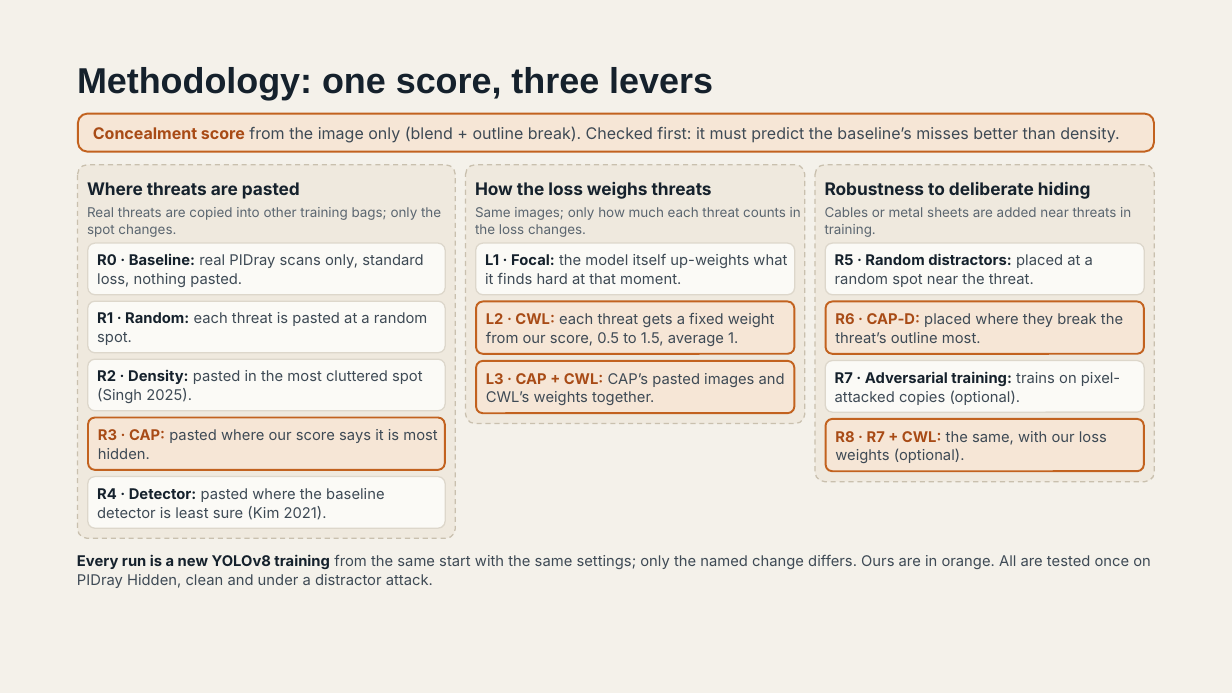
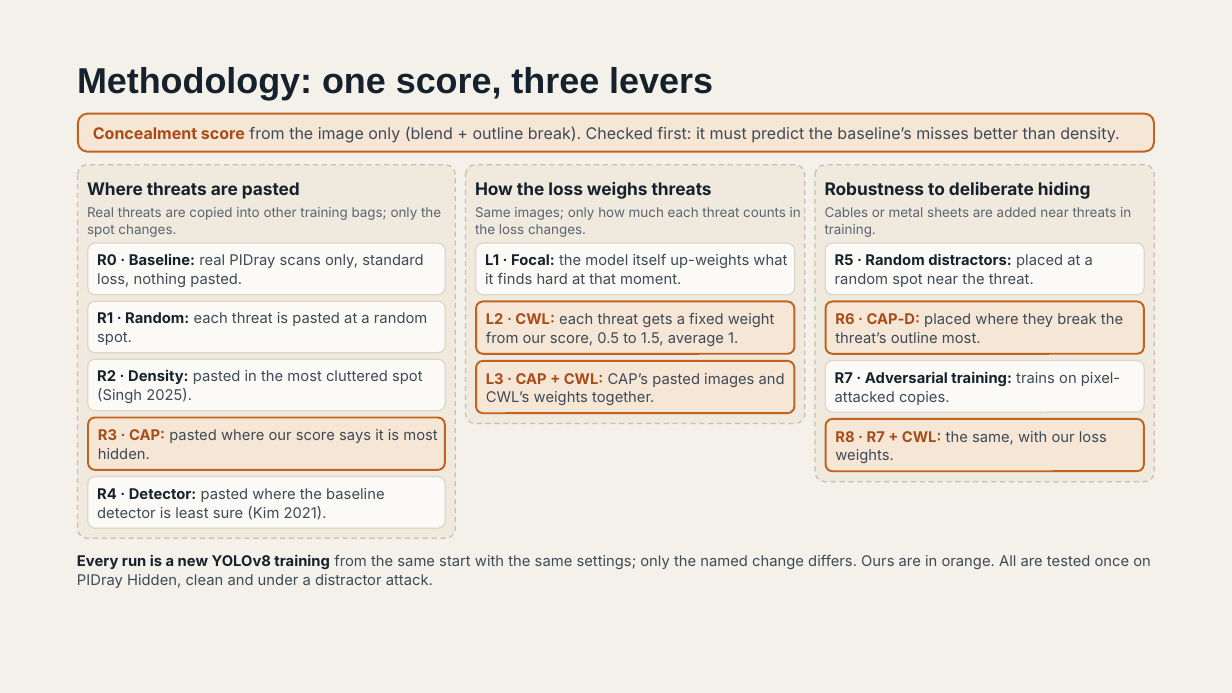
Before and after one commit to DavidAz01/Computer_Vision, a slide deck: slide 5 of Presentations/Beyond Background Density CAP Research Proposal (short version).pptx. Drawn at 1232x693 pixels with LibreOffice and Linux fonts; fonts in the diff are those of the drawing. Boxes give left, top, right and bottom in pixels: in the first picture for what was removed or moved away, otherwise in the second. Text is boxed around its words. In the diff, an @@ line names an element or a change of style, - is before the commit and + after.

```diff
--- a/Presentations/Beyond Background Density CAP Research Proposal (short version).pptx
+++ b/Presentations/Beyond Background Density CAP Research Proposal (short version).pptx
@@ text in rounded rectangle at bbox=[835, 371, 1120, 405]: text changed @@
-R7 · Adversarial training: trains on pixel-attacked copies (optional).
+R7 · Adversarial training: trains on pixel-attacked copies.
@@ text in rounded rectangle at bbox=[835, 431, 1107, 463]: text changed @@
-R8 · R7 + CWL: the same, with our loss weights (optional).
+R8 · R7 + CWL: the same, with our loss weights.
```
Also in this commit, not shown: 3 other slides changed, 1 slide added, 1 slide removed, 5 other files.
